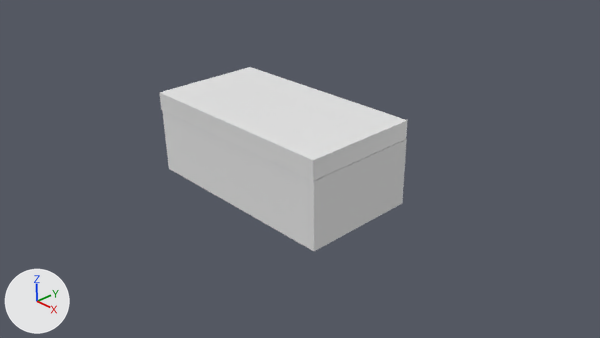
Renders of the Blender file Dungeon^3/Assets/Resources/Models/chestWIP.blend from each side of a commit.
Rendered twice from the file's camera 'Camera'. Lighting does not change. The marker at lower left points along +X, +Y and +Z.
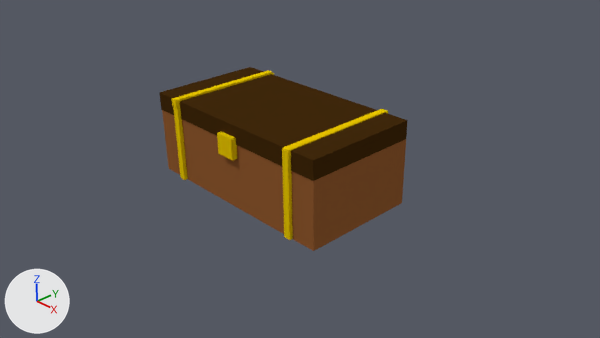
The newer file is also turned or shifted as a whole; pictures and numbers use the older file's frame.

Edits to the scene script, one JSON object a line:
```json
{"op": "set", "path": "mat_material.base_color", "old": "(0.8, 0.8, 0.8)", "new": "(0.0522, 0.0221, 0.00377)", "note": "white #e7e7e7 -> brown #41290c"}
{"op": "add", "block": "mat_gold", "code": ["mat_gold = diffuse_material('Gold')", "mat_gold.base_color = (0.8, 0.553, 0.0)  # yellow #e7c400"]}
{"op": "add", "block": "mat_chestbody", "code": ["mat_chestbody = diffuse_material('ChestBody')", "mat_chestbody.base_color = (0.274, 0.0995, 0.0289)  # brown #8f592f"]}
{"block": "me_cube_001", "where": "me_cube_001.from_pydata(...)  # 8 vertices, 6 faces; spans x -1.06..2.7, y -1.02..0.98, z -1.0..-0.69"}
{"op": "add", "block": "me_cube_001", "code": "me_cube_001.materials.append(mat_material)  # brown #41290c"}
{"block": "me_cube", "where": "me_cube.from_pydata(...)  # 8 vertices, 6 faces; spans x -1.89..1.85, y -1.0..1.0, z -0.74..0.39"}
{"op": "remove", "block": "me_cube", "code": "me_cube.materials.append(mat_material)  # white #e7e7e7"}
{"op": "add", "block": "me_cube", "code": "me_cube.materials.append(mat_chestbody)  # brown #8f592f"}
{"op": "add", "block": "me_cube_005", "code": ["me_cube_005 = bpy.data.meshes.new('Cube.005')", "me_cube_005.from_pydata(...)  # a box spanning x 1.27..1.4, y -1.05..1.06, z 0.59..0.72; a box spanning x -1.43..-1.3, y -1.08..1.03, z 0.61..0.74", "me_cube_005.materials.append(mat_gold)  # yellow #e7c400"]}
{"op": "add", "block": "me_cube_002", "code": ["me_cube_002 = bpy.data.meshes.new('Cube.002')", "me_cube_002.from_pydata(...)  # a box spanning x -0.06..0.06, y -0.06..0.06, z -0.71..0.72; a box spanning x -2.77..-2.65, y -0.06..0.06, z -0.72..0.72; a box spanning x -2.77..-2.65, y -2.07..-1.95, z -0.71..0.72; a box spanning x -0.07..0.05, y -2.06..-1.94, z -0.71..0.72", "me_cube_002.materials.append(mat_gold)  # yellow #e7c400"]}
{"op": "add", "block": "me_cube_004", "code": ["me_cube_004 = bpy.data.meshes.new('Cube.004')", "me_cube_004.from_pydata(...)  # a box spanning x -1.0..1.0, y -1.0..1.0, z -1.0..1.0", "me_cube_004.materials.append(mat_gold)  # yellow #e7c400"]}
{"op": "set", "path": "ob_cube", "old": "bpy.data.objects.new('Cube', me_cube)", "new": "bpy.data.objects.new('Cube', me_cube_005)"}
{"op": "add", "block": "ob_chestbody", "code": ["ob_chestbody = bpy.data.objects.new('ChestBody', me_cube)", "ob_chestbody.location = (-0.01, 0.0, 0.85)"]}
{"op": "add", "block": "ob_sidepieces", "code": ["ob_sidepieces = bpy.data.objects.new('SidePieces', me_cube_002)", "ob_sidepieces.location = (1.34, 1.01, 0.83)"]}
{"op": "add", "block": "ob_lock", "code": ["ob_lock = bpy.data.objects.new('Lock', me_cube_004)", "ob_lock.location = (-0.01, -0.92, 1.18)", "ob_lock.scale = (0.176, 0.176, 0.176)"]}
```

Boxes [x1, y1, x2, y2] around the edits, measured in the pictures (600 x 338 px):
```json
{"object": "Cube", "change": "recoloured, reshaped", "before": [162, 110, 407, 251], "after": [172, 70, 388, 159]}
{"object": "Cube.001", "change": "recoloured", "before": [159, 67, 408, 181], "after": [159, 67, 408, 181], "on screen": "white to brown"}
{"object": "ChestBody", "change": "added", "after": [162, 110, 406, 251], "on screen": "brown"}
{"object": "SidePieces", "change": "added", "after": [173, 73, 388, 240], "on screen": "yellow"}
{"object": "Lock", "change": "added", "after": [217, 131, 237, 161], "on screen": "yellow"}
```
